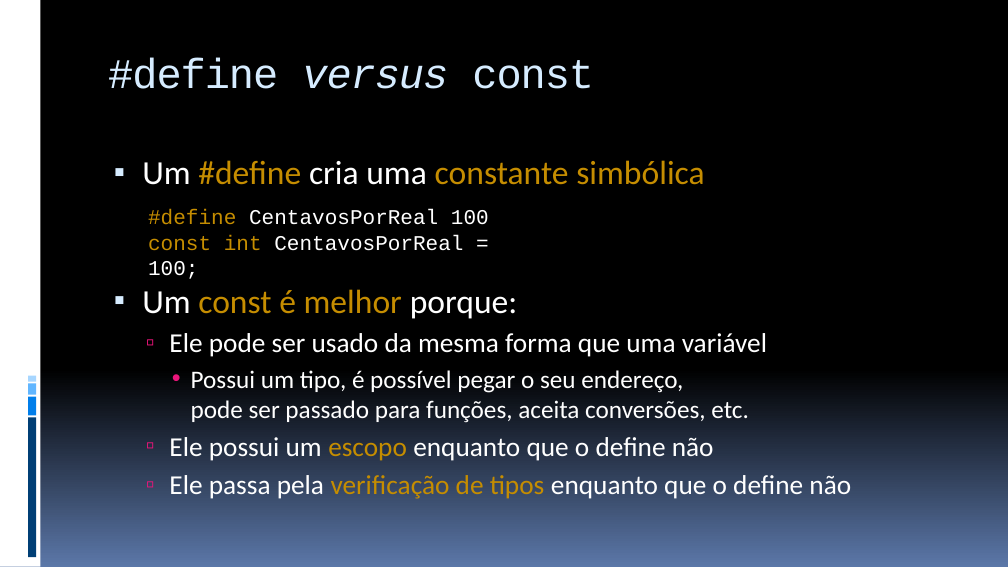
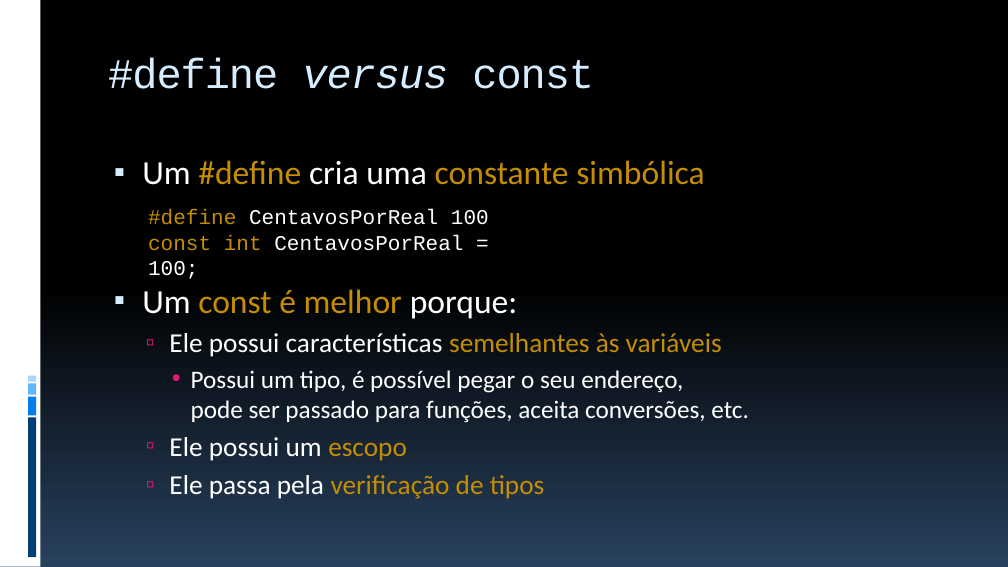
Before and after one commit to JudsonSS/ProgComp, a slide deck: slide 16 of Slides/09. Operadores Aritméticos.pptx. Drawn at 1008x567 pixels with LibreOffice and Linux fonts; fonts in the diff are those of the drawing. Boxes give left, top, right and bottom in pixels: in the first picture for what was removed or moved away, otherwise in the second. Text is boxed around its words. In the diff, an @@ line names an element or a change of style, - is before the commit and + after.

```diff
--- a/Slides/09. Operadores Aritméticos.pptx
+++ b/Slides/09. Operadores Aritméticos.pptx
@@ background gradient #000000 to #5B77A8 to gradient #000000 to #28415E @@
@@ text at (169, 333, 722, 357): text changed @@
-  ▫ Ele pode ser usado da mesma forma que uma variável
+  ▫ Ele possui características semelhantes às variáveis
@@ text at (169, 437, 545, 499): text changed; text colour #FFFFFF to #C58D01 @@
-  ▫ Ele possui um escopo enquanto que o define não
-  ▫ Ele passa pela verificação de tipos enquanto que o define não
+  ▫ Ele possui um escopo
+  ▫ Ele passa pela verificação de tipos
```
Also in this commit, not shown: 34 other slides changed, 1 slide added, 9 other files.
